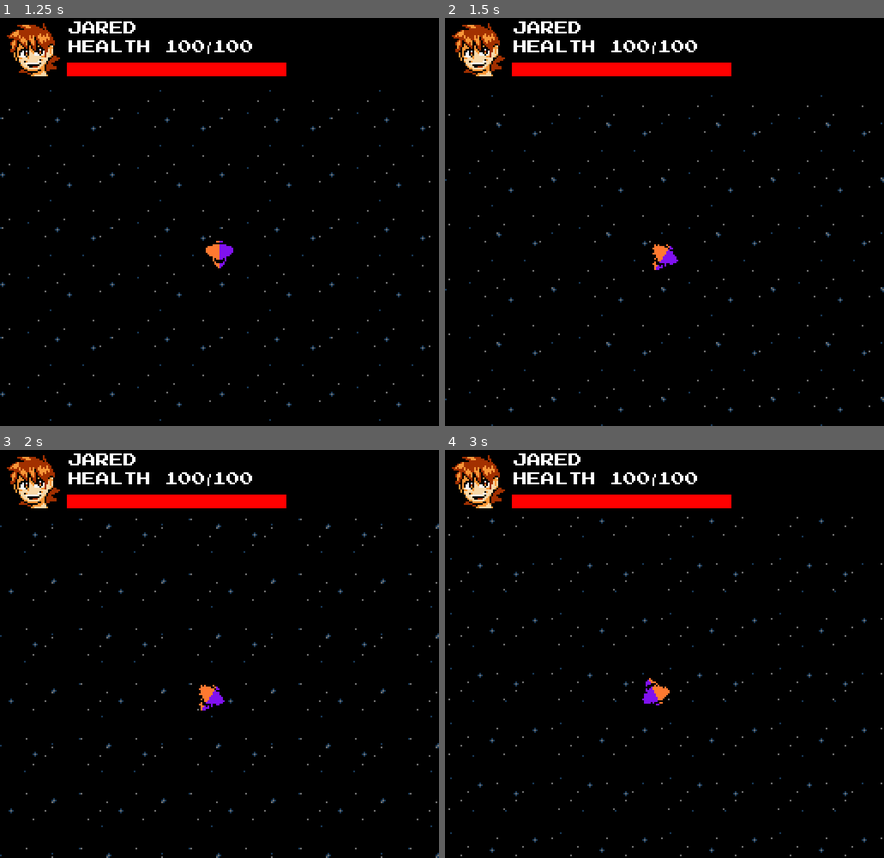
Above: before the commit, frames 1-4 (two rows, left to right).
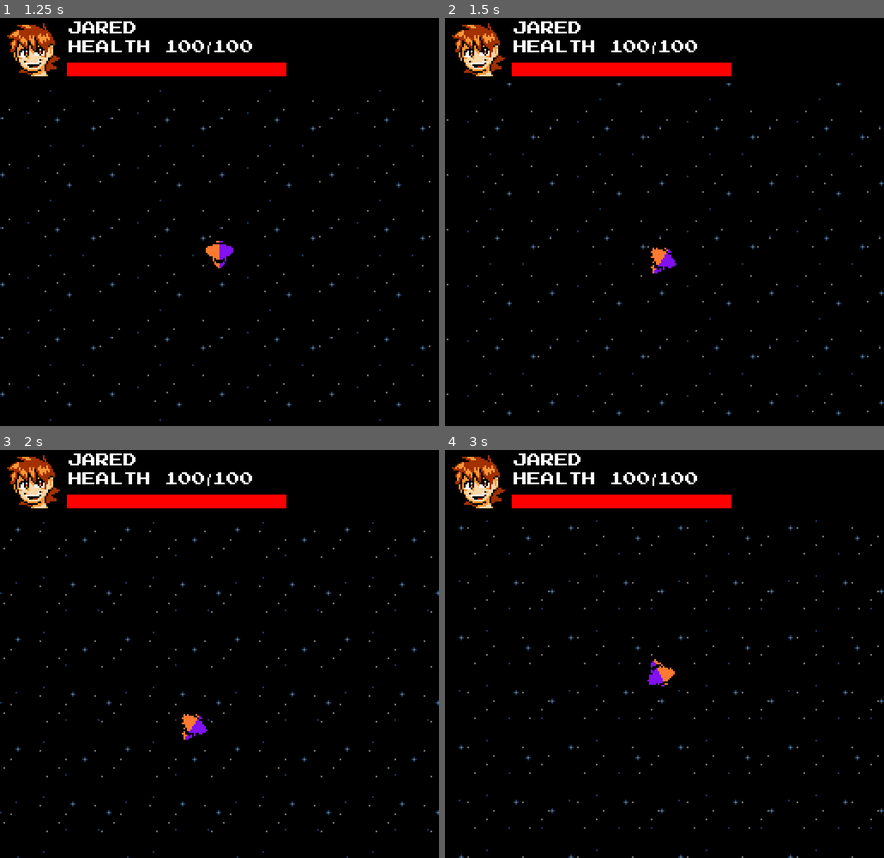
Above: after the commit, the same moments.

Repository: orangequilavaburst/des-315-gunship-project
Game: Godot game, scene res://Scenes/game_scene.tscn
Same seed, same stepped clock (60 frames per second), same inputs: the game is played once before the commit and once after it.
Inputs (mouse positions are in pixels of both pictures, inside the frame that each line leads up to):
- Up to frame 1 (1.25 s): tap Enter at 0.5 s; move the mouse to (316, 201) at 0.52 s; hold Right (ui_right) from 0.53 s (still down)
- Up to frame 2 (1.5 s): move the mouse to (576, 242) at 1.27 s; release Right (ui_right) at 1.28 s; hold Down (ui_down) from 1.28 s (still down)
- Up to frame 3 (2 s): keep holding Down (ui_down)
- Up to frame 4 (3 s): move the mouse to (708, 560) at 2.02 s; release Down (ui_down) at 2.03 s; hold Right (ui_right) 2.03-2.78 s; move the mouse to (642, 735) at 2.77 s; hold Up (ui_up) from 2.78 s (still down)

Frame 1 is identical in both runs. In frame 2, 1.8% of the frame differs, in the area x 0-100%, y 15-100%; in frame 3, 2.2%, in the area x 0-100%, y 16-100%; in frame 4, 2.1%.

Commit message:
minor updates

Diff:
--- a/Resources/Ship Settings/Players/ship_player_isaac.tres
+++ b/Resources/Ship Settings/Players/ship_player_isaac.tres
@@ -20,7 +20,7 @@
 playerName = "Isaac"
 playerShipSprite = ExtResource("2_51rk6")
 playerIconSprite = ExtResource("1_n2i4n")
-maximumLinearVelocity = 150.0
+maximumLinearVelocity = 175.0
 maximumAngularVelocity = 500.0
 maximumLinearAcceleration = 500.0
 maximumAngularAcceleration = 1000.0
--- a/Resources/Ship Settings/Players/ship_player_jared.tres
+++ b/Resources/Ship Settings/Players/ship_player_jared.tres
@@ -20,7 +20,7 @@
 playerName = "Jared"
 playerShipSprite = ExtResource("2_jifj1")
 playerIconSprite = ExtResource("1_8kke5")
-maximumLinearVelocity = 100.0
+maximumLinearVelocity = 150.0
 maximumAngularVelocity = 200.0
 maximumLinearAcceleration = 1000.0
 maximumAngularAcceleration = 2000.0
@@ -33,3 +33,4 @@
 angularAccelerationCurve = SubResource("Curve_5gjpg")
 collisionShape = SubResource("CircleShape2D_k7fh4")
 maxHealth = 100.0
+controlType = 0
--- a/Resources/Ship Settings/Players/ship_player_keaton.tres
+++ b/Resources/Ship Settings/Players/ship_player_keaton.tres
@@ -19,11 +19,11 @@
 playerName = "Keaton"
 playerShipSprite = ExtResource("2_74dly")
 playerIconSprite = ExtResource("1_q5do1")
-maximumLinearVelocity = 250.0
+maximumLinearVelocity = 200.0
 maximumAngularVelocity = 200.0
 maximumLinearAcceleration = 400.0
 maximumAngularAcceleration = 5000.0
-linearFriction = 10.0
+linearFriction = 100.0
 angularFriction = 750.0
 turningSlowdownRatio = 0.0
 linearAccelerationTime = 5.0
--- a/Scenes/game_scene.tscn
+++ b/Scenes/game_scene.tscn
@@ -22,8 +22,8 @@
 script = ExtResource("2_addrj")
 focus = NodePath("../Player Ship")
 cameraOffset = Vector2(0, -20)
-maxVelocityOffset = 20.0
-offsetSpeed = 10.0
+maxVelocityOffset = 30.0
+offsetSpeed = 40.0
 
 [node name="UI Panel" parent="." node_paths=PackedStringArray("shipSettingsController") instance=ExtResource("2_ggo0f")]
 anchors_preset = 0
--- a/Scripts/ShipController.gd
+++ b/Scripts/ShipController.gd
@@ -173,6 +173,9 @@
 				velocity += Vector2.from_angle(deg_to_rad(angle)) * linearAcceleration
 				if velocity.length() > maximumLinearVelocity:
 					velocity = velocity.normalized() * maximumLinearVelocity
+			else:
+				if (velocity.length() - linearFriction*delta) > 0.0:
+					velocity = velocity.normalized() * max(0.0, velocity.length() - linearFriction*delta)
 
 	move_and_slide()
 
